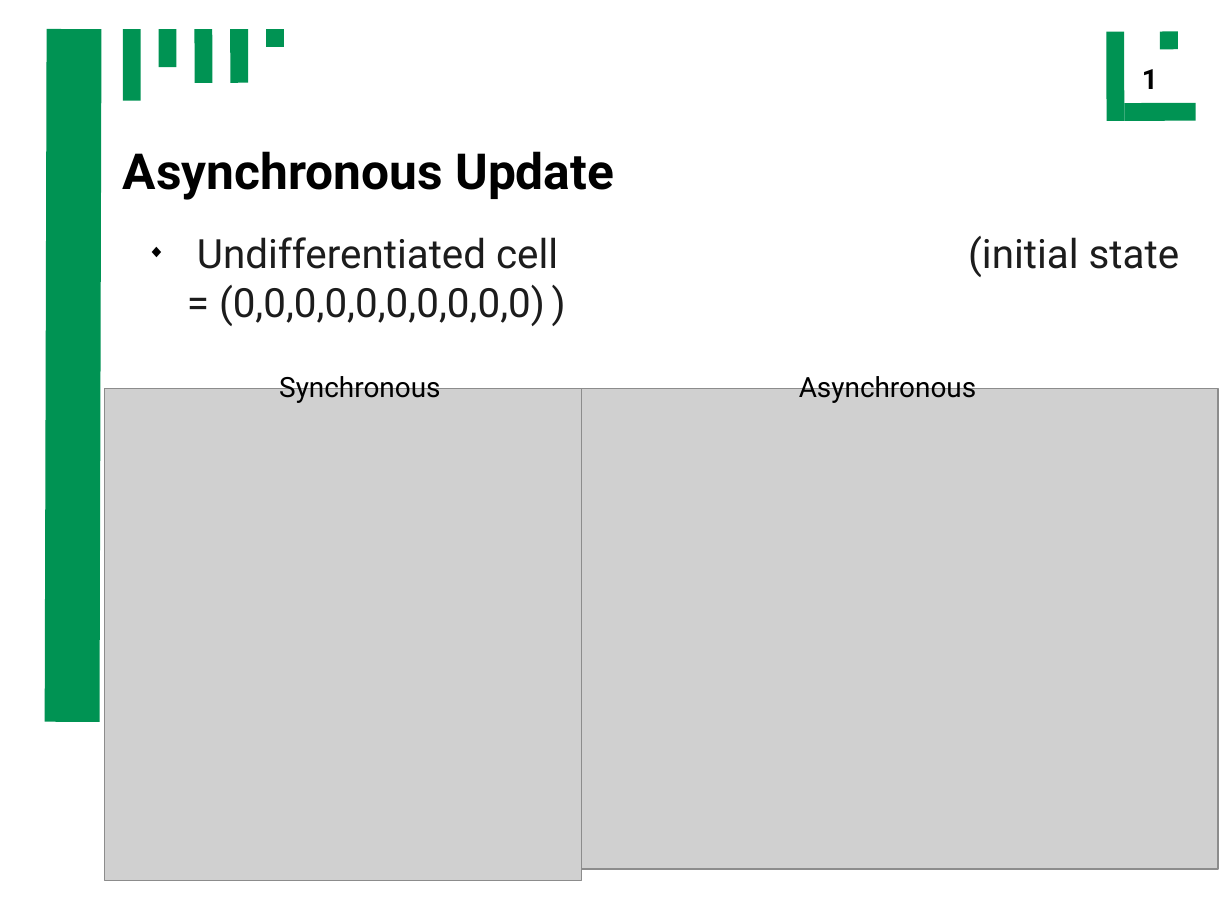
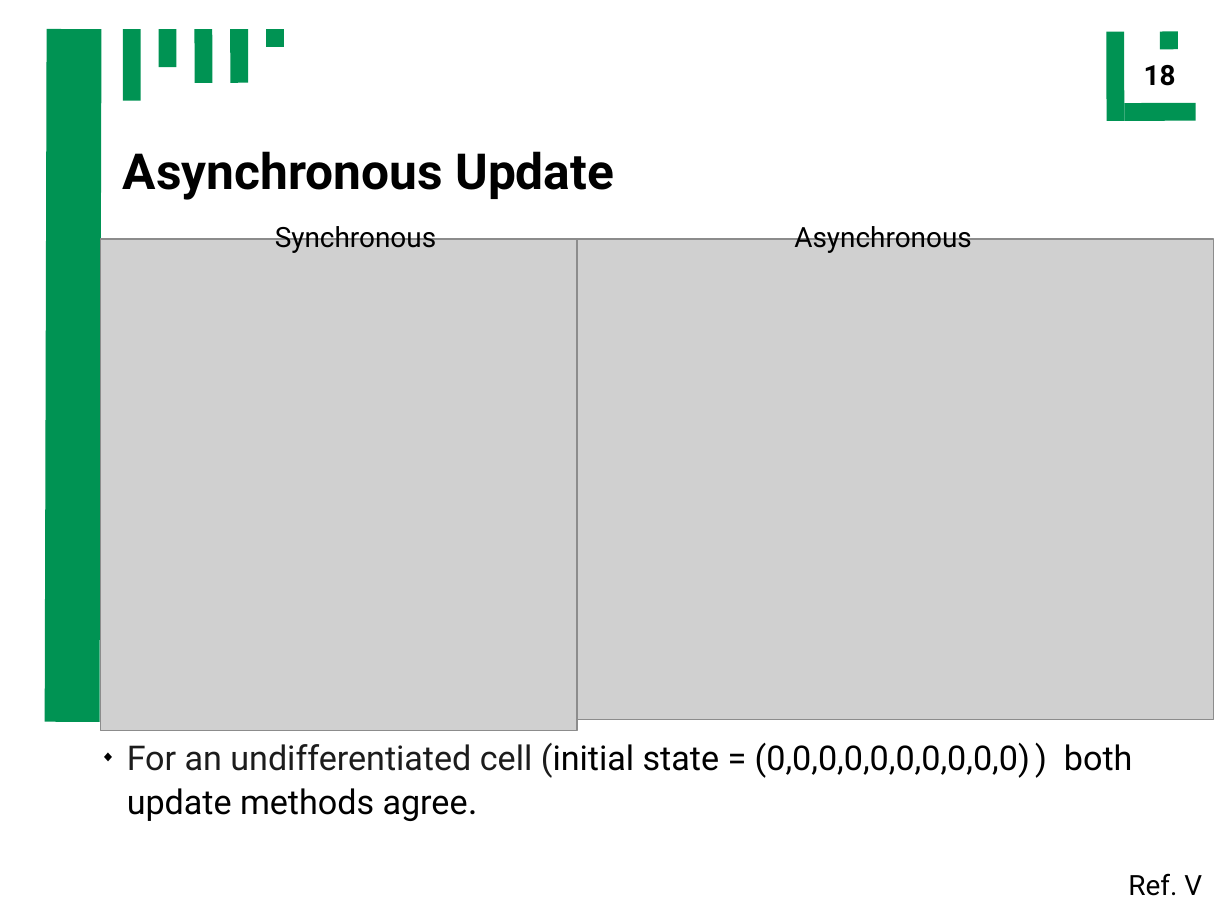
Before and after one commit to ch4perone/HaveFunWithSysBio, a slide deck: slide 18 of presentation.odp (slide 20 before the commit). Drawn at 1232x924 pixels with LibreOffice and Linux fonts; fonts in the diff are those of the drawing; grey boxes stand for pictures. Boxes give left, top, right and bottom in pixels: in the first picture for what was removed or moved away, otherwise in the second. Text is boxed around its words. In the diff, an @@ line names an element or a change of style, - is before the commit and + after.

```diff
--- a/presentation.odp
+++ b/presentation.odp
@@ text removed at (1142,69,1158,89) @@
-1
@@ page number added at (1144,65,1176,86), 18 pt, text #000000, bold @@
+18
@@ 2 pictures, 2 texts: place and size @@
-2 pictures, 2 texts at (105,371,1219,881)
+2 pictures, 2 texts at (101,222,1214,731)
@@ text at (127,743,1132,821): text changed; size 26 to 22 pt; text colour #1C1C1C to #000000 @@
-◆ Undifferentiated cell (initial state = (0,0,0,0,0,0,0,0,0,0) )
+◆ For an undifferentiated cell (initial state = (0,0,0,0,0,0,0,0,0,0) ) both update methods agree.
@@ text added at (1128,873,1202,896), 18 pt, text #000000 @@
+Ref. V
```
Also in this commit, not shown: 23 other slides changed, 9 slides added, 3 slides removed, 6 other files.
